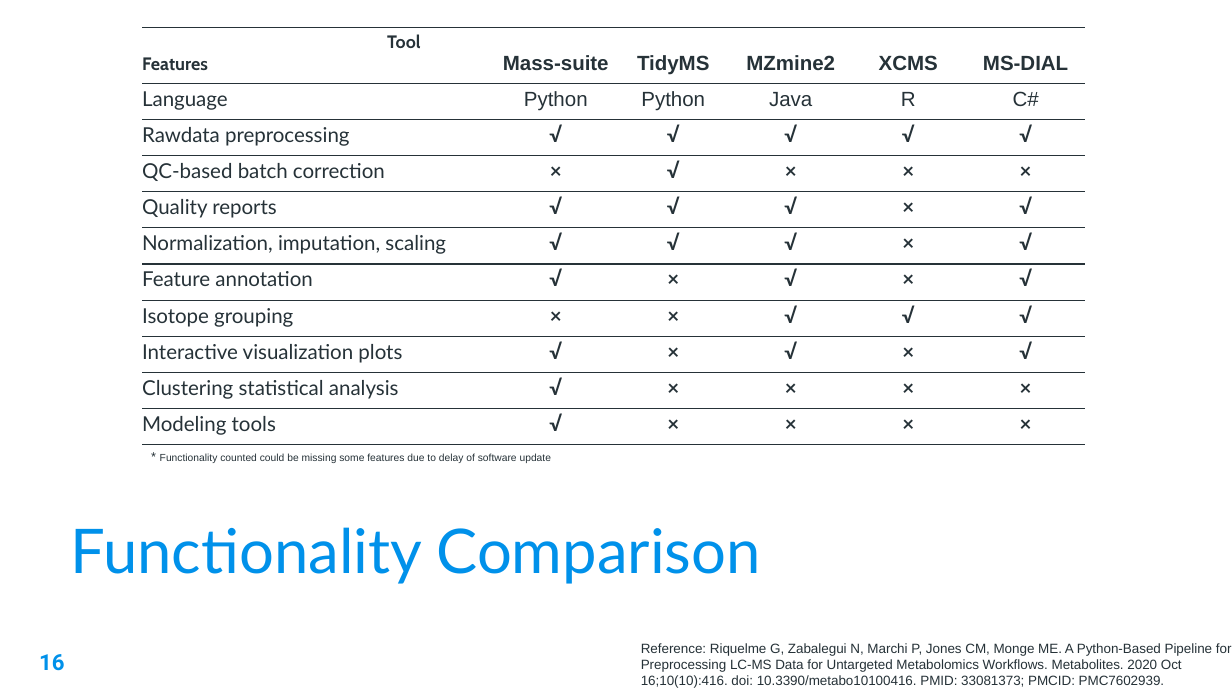
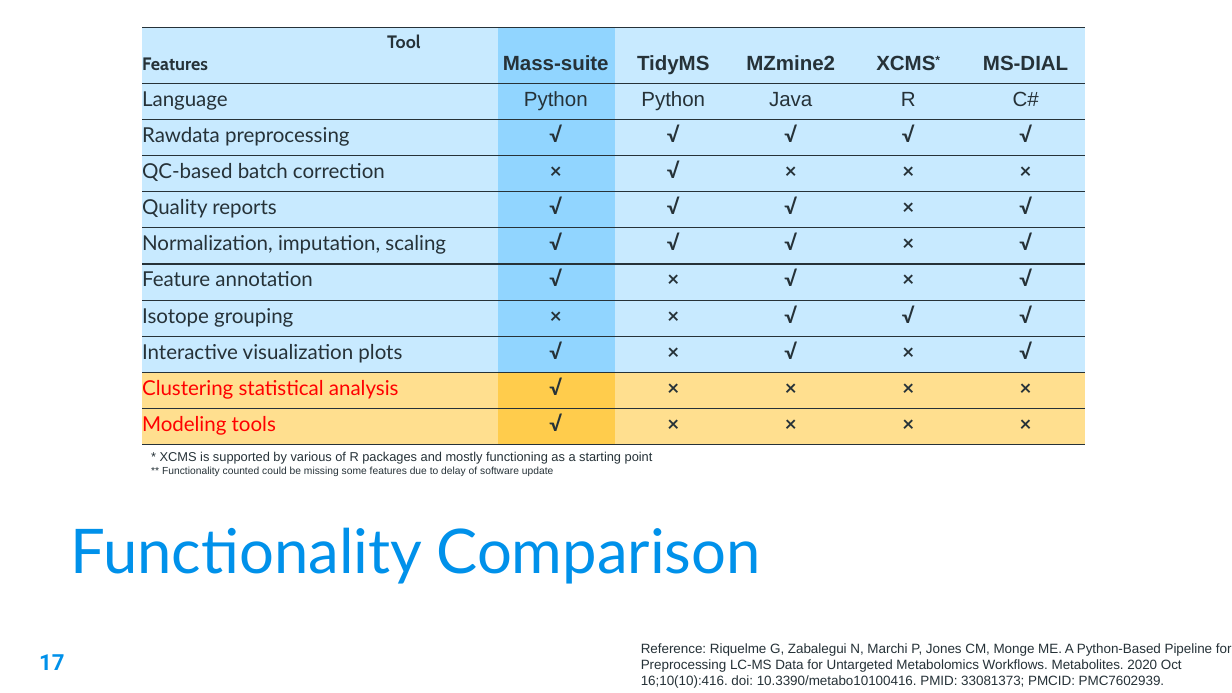
Before and after one commit to XiminHu/mass-suite, a slide deck: slide 17 of doc/20210326 ACS presentation.pptx (slide 16 before the commit). Drawn at 1232x693 pixels with LibreOffice and Linux fonts; fonts in the diff are those of the drawing; background and template pictures are left out. Boxes give left, top, right and bottom in pixels: in the first picture for what was removed or moved away, otherwise in the second. Text is boxed around its words. In the diff, an @@ line names an element or a change of style, - is before the commit and + after.

Commit message:
slide update

```diff
--- a/doc/20210326 ACS presentation.pptx
+++ b/doc/20210326 ACS presentation.pptx
@@ table at <box>142,28,1085,445</box> @@
-row 1, column 5: XCMS
+row 1, column 5: XCMS*
@@ fill none to #C8EAFF in 45 cells @@
@@ fill none to #91D5FF in 9 cells @@
@@ fill none to #FFDF8F in 10 cells @@
@@ fill none to #FFCC4C in 2 cells @@
@@ text colour #263238 to #FF0000 in "Clustering statistical analysis", "Modeling tools" @@
@@ text at <box>160,451,653,476</box>: text changed @@
-* Functionality counted could be missing some features due to delay of software update
+* XCMS is supported by various of R packages and mostly functioning as a starting point
+** Functionality counted could be missing some features due to delay of software update
@@ page number at <box>39,654,64,670</box>: text changed @@
-16
+17
```
Also in this commit, not shown: 14 other slides changed, 3 slides added, 2 slides removed, 7 other files.
